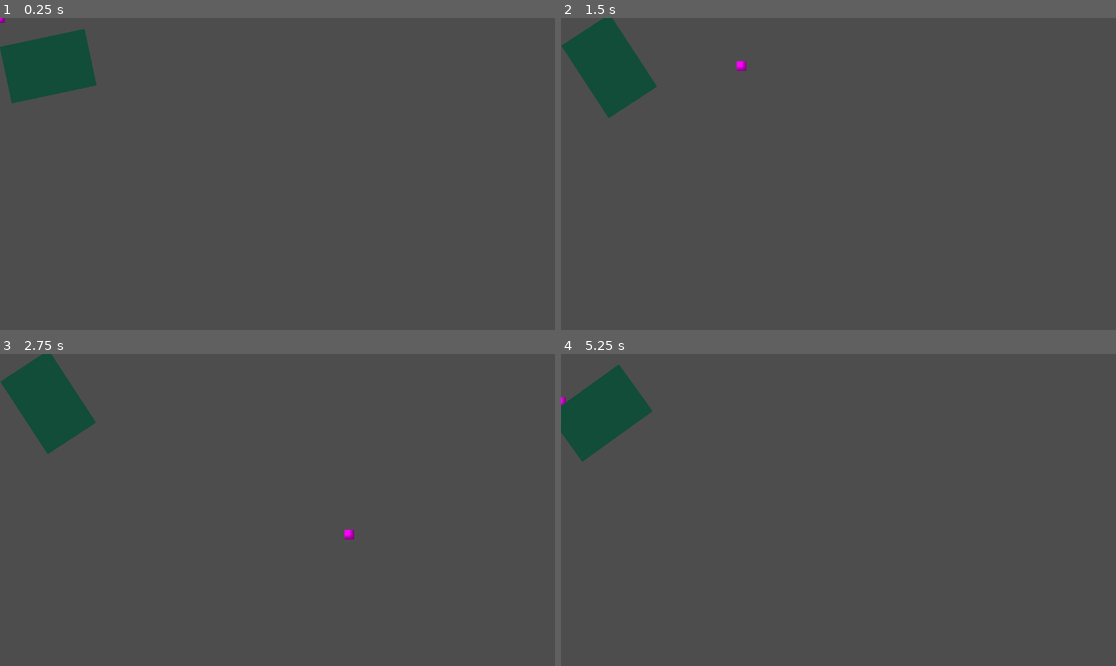
Above: before the commit, frames 1-4 (two rows, left to right).
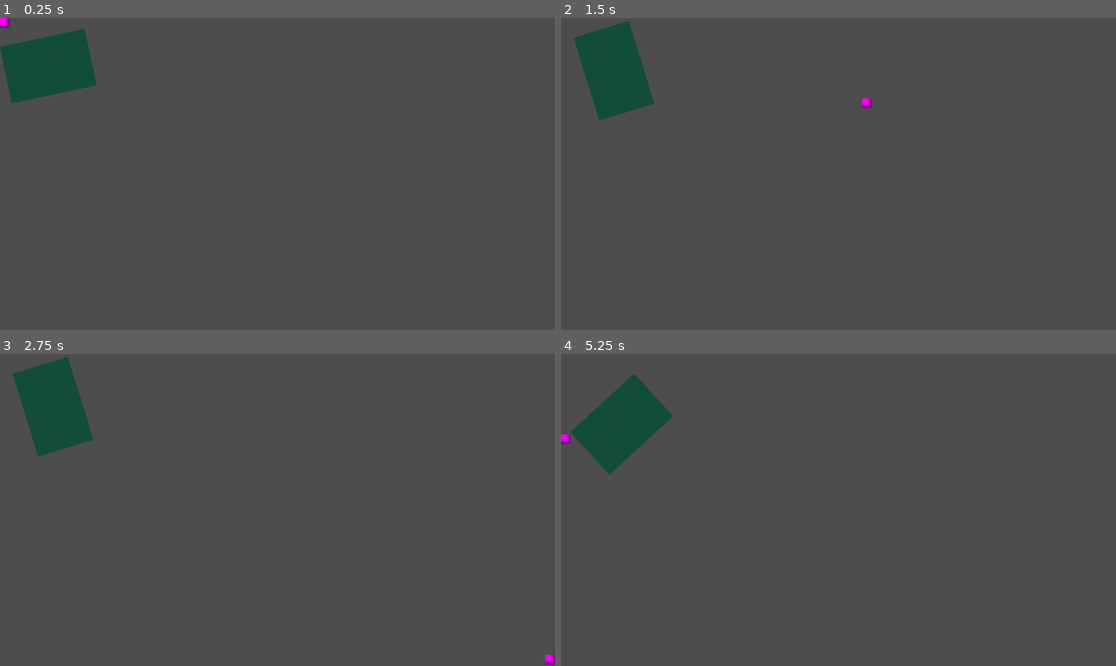
Above: after the commit, the same moments.

Repository: Camden25/team-10-gamecraft-jam
Game: Godot game, scene res://BaseScene.tscn
Same seed, same stepped clock (60 frames per second), same inputs: the game is played once before the commit and once after it.
Inputs:
- Up to frame 1 (0.25 s): no input
- Up to frame 2 (1.5 s): hold D (move_right) 0.53-1.28 s; hold S (move_down) from 1.28 s (still down)
- Up to frame 3 (2.75 s): release S (move_down) at 2.03 s; hold D (move_right) from 2.03 s (still down)
- Up to frame 4 (5.25 s): release D (move_right) at 2.78 s; hold W (move_up) 2.78-3.53 s; hold A (move_left) 3.53-5.03 s; hold S (move_down) from 5.03 s (still down)

The runs differ from the first frame. In frame 1, less than 0.1% of the frame differs, in the area x 0-2%, y 0-4%; in frame 2, 1.0%; in frame 3, 1.0%; in frame 4, 2.5%, in the area x 0-21%, y 3-39%.

Commit message:
players must stay within bounds

Diff:
--- a/Player/player.gd
+++ b/Player/player.gd
@@ -1,7 +1,7 @@
 extends CharacterBody2D
 class_name Player
 
-@export var move_speed = 500
+@export var move_speed = 50000
 var move_dir = Vector2()
 
 @export var knockback_multiplier = 1
@@ -13,6 +13,11 @@
 	add_to_group("player")
 
 func _process(delta):
+	var window_size = get_window().size  # Get current window size
+	var half_player_size = Vector2(10, 10)  # Adjust based on player sprite size/2
+
+	position.x = clamp(position.x, half_player_size.x, window_size.x - half_player_size.x)
+	position.y = clamp(position.y, half_player_size.y, window_size.y - half_player_size.y)
 	pass
 
 func _physics_process(delta):
@@ -21,7 +26,7 @@
 
 	get_input()
 
-	velocity = move_dir*move_speed + knockback*knockback_multiplier
+	velocity = (move_dir*move_speed + knockback*knockback_multiplier) * delta
 
 	move_dir = Vector2(0, 0)
 
